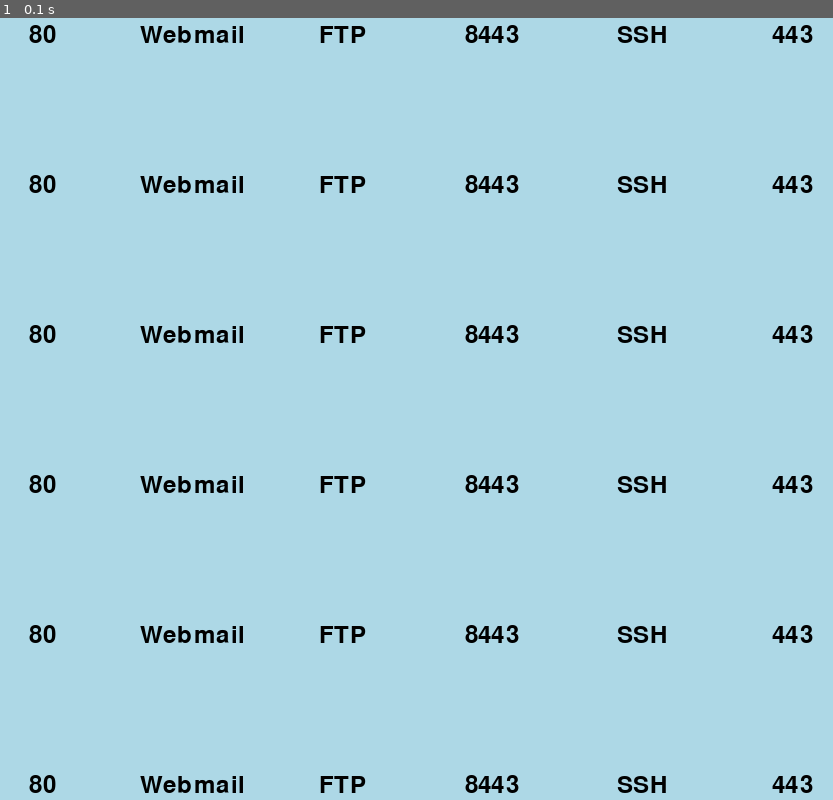
Above: before the commit, frame 1.
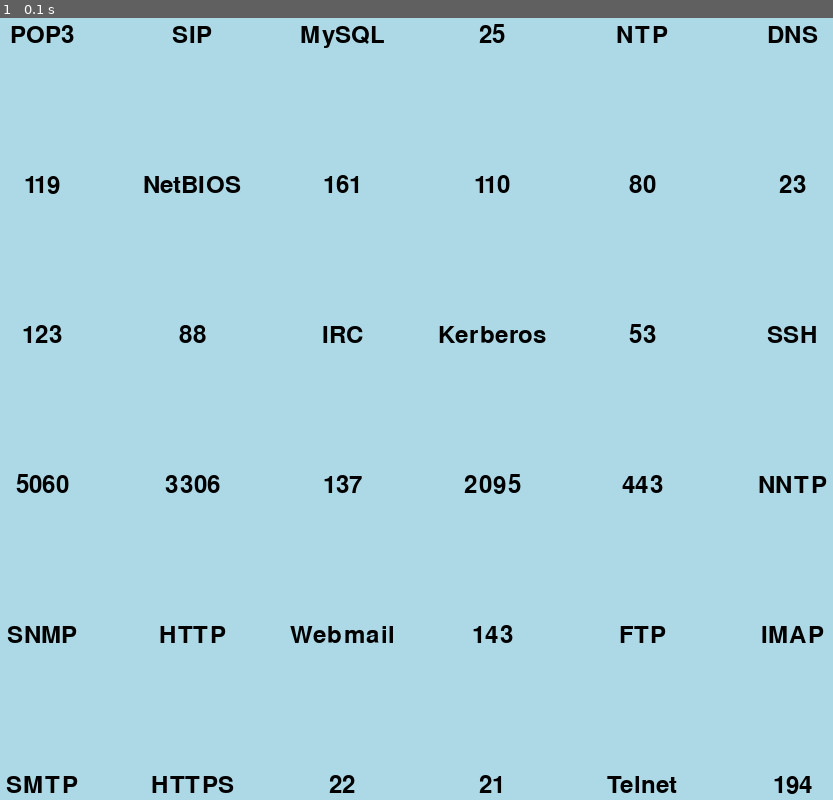
Above: after the commit, the same moment.

Repository: sandromund/pygame_memory
Game: pygame game, started from main.py
Same seed, same stepped clock (60 frames per second), same inputs: the game is played once before the commit and once after it.
Inputs:
- Up to frame 1 (0.1 s): no input

The runs differ from the first frame. In frame 1, 3.9% of the frame differs, in the area x 0-100%, y 0-100%.

Commit message:
Fixed array bug

Diff:
--- a/ports.json
+++ b/ports.json
@@ -16,6 +16,5 @@
   "443": "HTTPS",
   "2095": "Webmail",
   "3306": "MySQL",
-  "5060": "SIP",
-  "8443": "Caplon"
+  "5060": "SIP"
 }
--- a/src/game.py
+++ b/src/game.py
@@ -1,6 +1,9 @@
 import random
 from typing import List
+
+import numpy as np
 import pygame
+from icecream import ic
 
 
 class Game:
@@ -11,25 +14,30 @@
         self.card_back = config.get("back_color_card")
         self.card_front = config.get("front_color_card")
         self.tile_size = config.get("tile_size")
+        self.n_cards = self.board_size ** 2
 
         self.port_to_protocol = ports
         self.protocol_to_port = {v: k for k, v in ports.items()}
+        self.mapper = self.get_mapper()
+
         self.n_pairs = len(ports.items())
-        self.board = self.init_board()
         self.flipped = [[True] * self.board_size] * self.board_size
 
-    def init_board(self) -> List[List[str]]:
-        board = [["0"] * self.board_size] * self.board_size
-        cards = list(self.port_to_protocol.values()) + \
-                list(self.protocol_to_port.values())
-        random.shuffle(cards)
-        print(cards)
-        card_index = 0
-        for i in range(self.board_size):
-            for j in range(self.board_size):
-                board[i][j] = cards[card_index]
-                card_index += 1
-        return board
+        self.board = np.arange(self.n_cards)
+        np.random.shuffle(self.board)
+        self.board = self.board.reshape((self.board_size, self.board_size))
+        ic(self.board)
+
+    def get_mapper(self):
+        mapper = {}
+        int_index = 0
+        for port in self.port_to_protocol.values():
+            mapper[int_index] = port
+            int_index += 1
+        for protocol in self.protocol_to_port.values():
+            mapper[int_index] = protocol
+            int_index += 1
+        return mapper
 
     def draw_board(self, surface):
         for i in range(self.board_size):
@@ -48,7 +56,7 @@
                              color=self.card_front,
                              rect=card_rect)
             font = pygame.font.Font(None, 36)
-            tile_value = str(self.board[i][j])
+            tile_value = str(self.mapper.get(self.board[i][j]))
             text = font.render(tile_value, True, (0, 0, 0))
             text_rect = text.get_rect(center=(j * self.tile_size + self.tile_size // 2,
                                               i * self.tile_size + self.tile_size // 2))
Not shown, changed: requirements.txt
